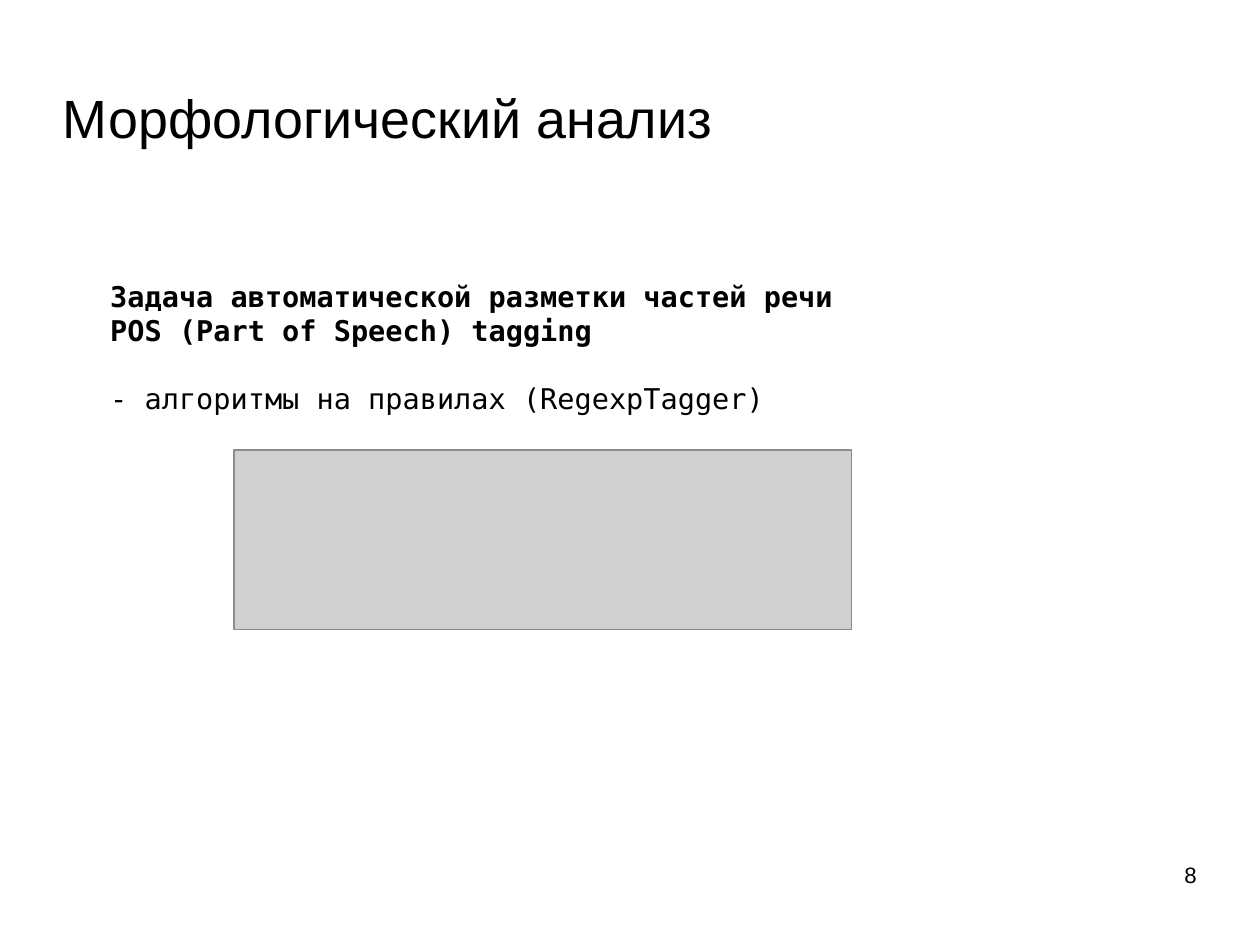
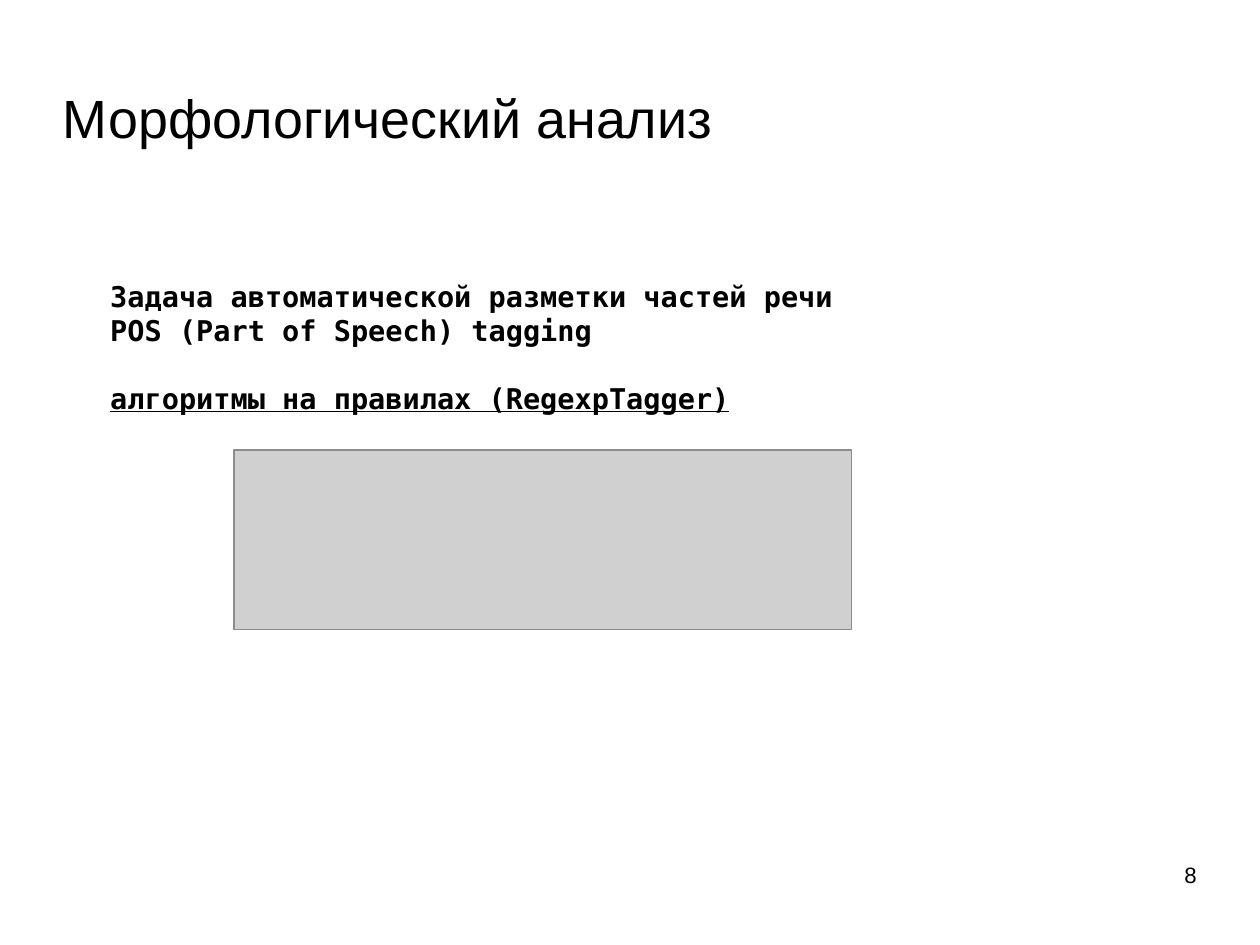
Before and after one commit to mechanoid5/ml_nlp_2022, a slide deck: slide 8 of 06-morph.odp. Drawn at 1260x945 pixels with LibreOffice and Linux fonts; fonts in the diff are those of the drawing; grey boxes stand for pictures; background and template pictures are left out. Boxes give left, top, right and bottom in pixels: in the first picture for what was removed or moved away, otherwise in the second. Text is boxed around its words. In the diff, an @@ line names an element or a change of style, - is before the commit and + after.

```diff
--- a/06-morph.odp
+++ b/06-morph.odp
@@ text at (110,387,730,415): text changed; bold on @@
-- алгоритмы на правилах (RegexpTagger)
+алгоритмы на правилах (RegexpTagger)
```
Also in this commit, not shown: 2 other slides changed.
